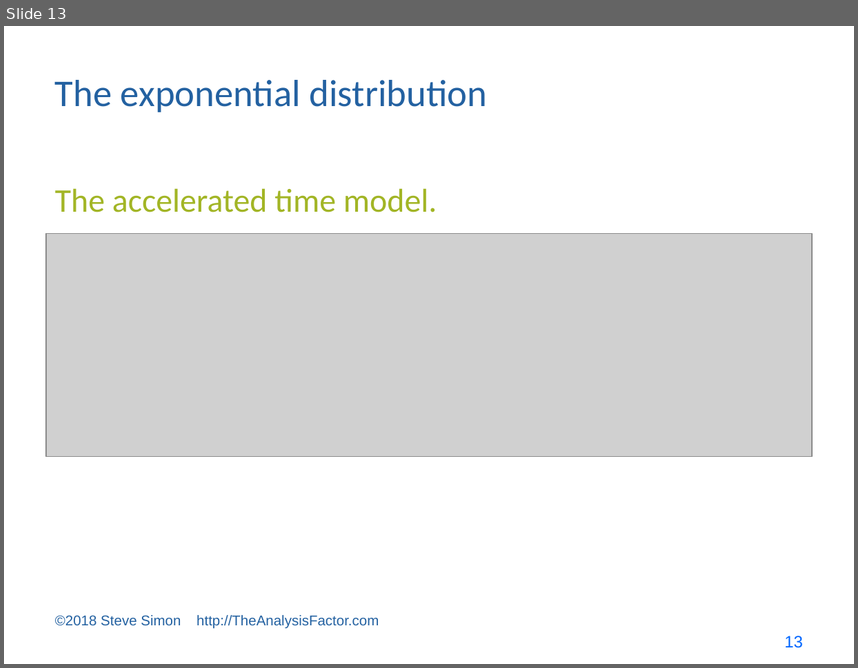
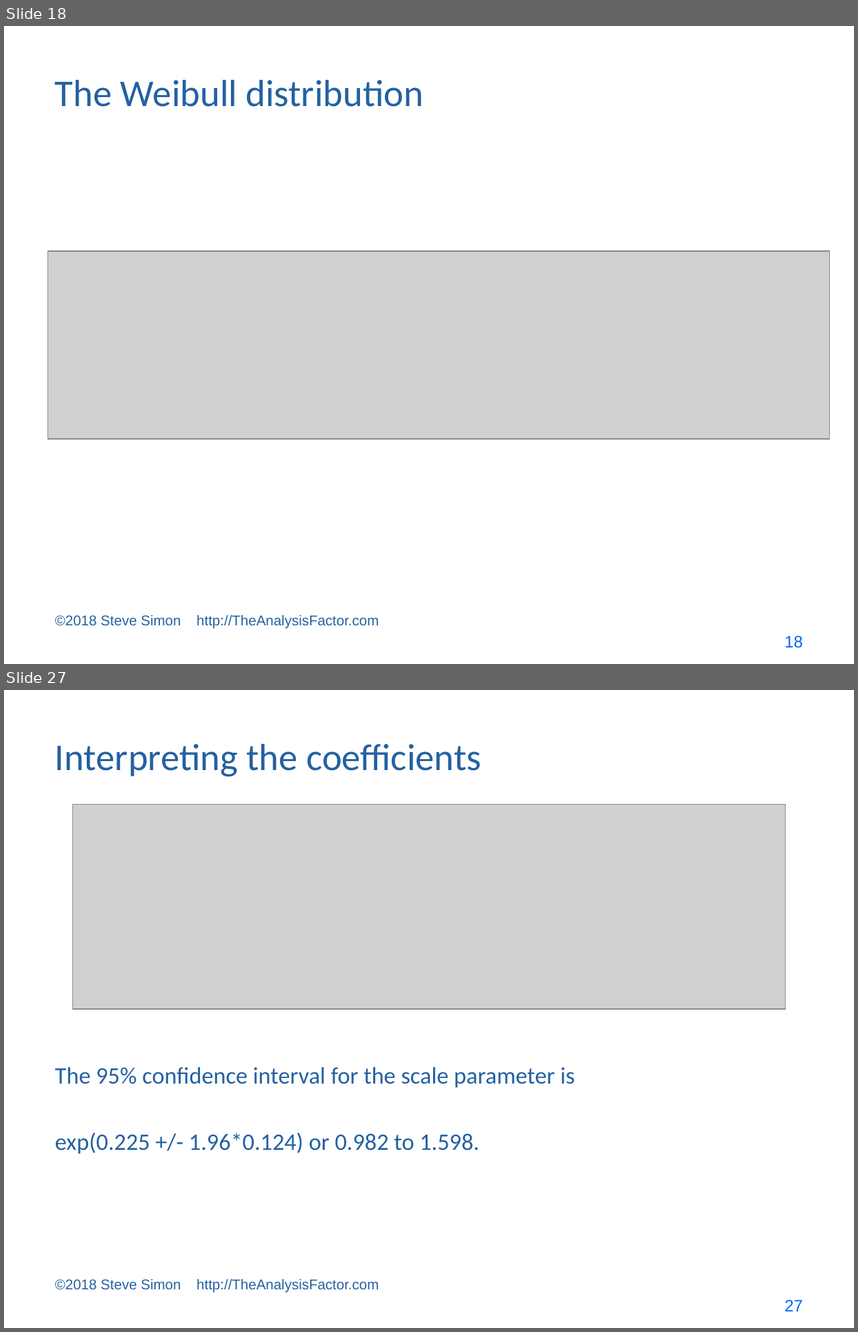
Before and after one commit to pmean/survival-models, a slide deck: bin/survival lecture 6.pptx. Shown one above the other, each under a label of ours: slide 13 before the commit, slides 18 and 27 after it; the slides between them are not shown. The pictures are 858x668 and 858x1332 pixels, drawn with LibreOffice and Linux fonts; fonts in the diff are those of the drawing; grey boxes stand for pictures. Boxes give left, top, right and bottom in pixels: in the first picture for what was removed or moved away, otherwise in the second. Text is boxed around its words. In the diff, an @@ line names an element or a change of style, - is before the commit and + after.

```diff
--- a/bin/survival lecture 6.pptx
+++ b/bin/survival lecture 6.pptx
@@ slide 27 added at (4,690,854,1328), background #FFFFFF @@
@@ title added at (55,744,481,777), 32 pt, text #2361A1 @@
+Interpreting the coefficients
@@ picture added at (73,804,785,1009) @@
@@ text added at (55,1067,575,1154), 20 pt, text #2361A1 @@
+The 95% confidence interval for the scale parameter is
+exp(0.225 +/- 1.96*0.124) or 0.982 to 1.598.
@@ text added at (55,1279,379,1292), 12 pt, text #2361A1 @@
+©2018 Steve Simon http://TheAnalysisFactor.com
@@ page number added at (784,1299,803,1311), 14 pt, text #0066FF @@
+27
@@ what was slide 13 is now slide 18 @@
@@ slide 18 changed as well @@
@@ title at (55,80,424,107): text changed @@
-The exponential distribution
+The Weibull distribution
@@ text removed at (55,188,437,212) @@
-The accelerated time model.
@@ picture: place and size @@
-picture at (47,234,813,456)
+picture at (47,251,829,439)
@@ page number at (784,635,803,648): text changed @@
-13
+18
```
Also in this commit, not shown: 2 other slides changed, 14 other slides added, 15 other files.
